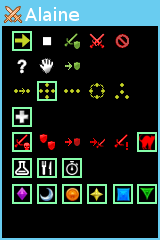
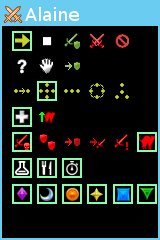
Two versions of the same layered image (w=160, h=240). Layer-by-layer changes:
added layer "btn: bthreat" above "btn: bspeed" over [39, 111, 55, 123]
